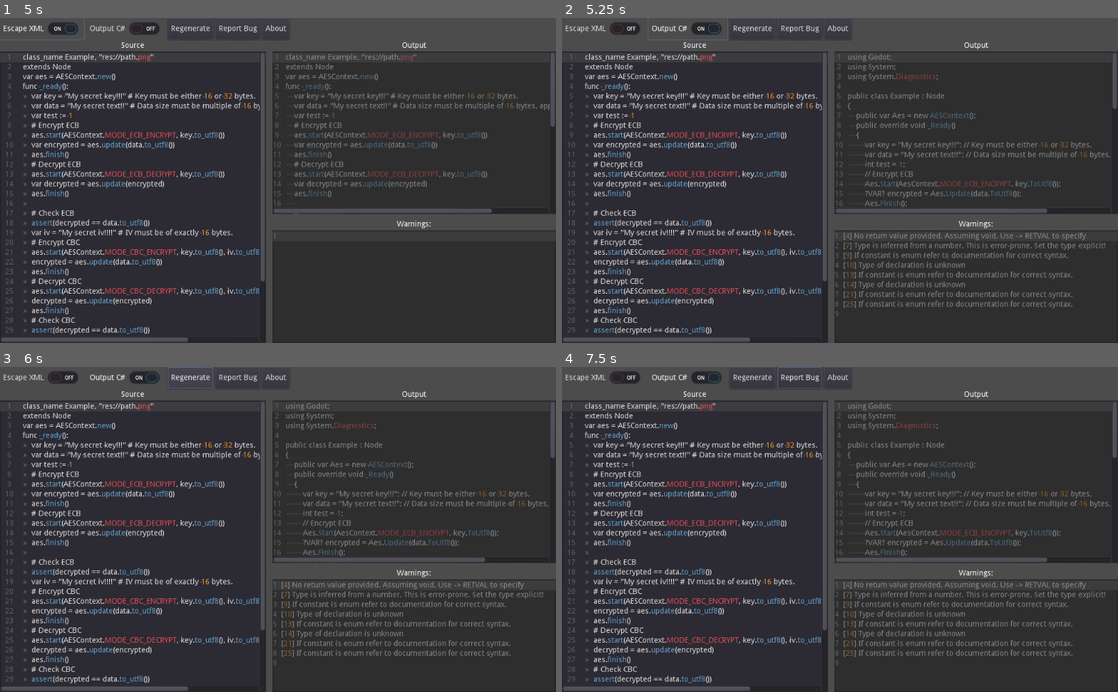
Above: before the commit, frames 1-4 (two rows, left to right).
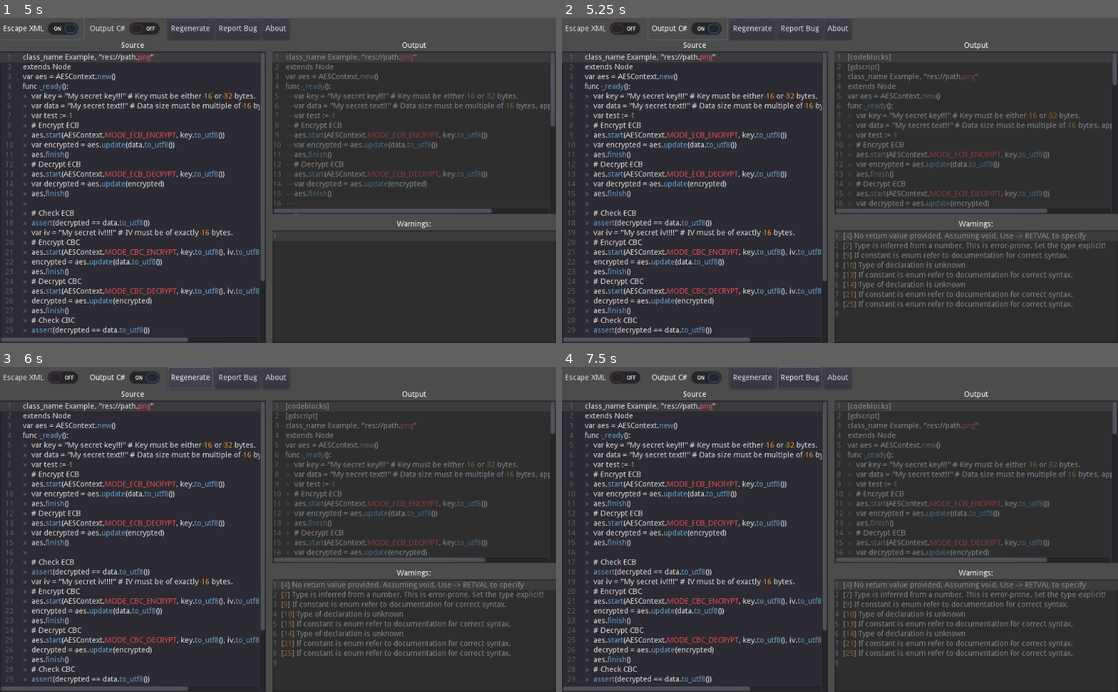
Above: after the commit, the same moments.

Repository: HaSa1002/codetranslator
Game: Godot game, scene res://Translator.tscn
The game is run twice, just before and just after one commit, with the same random seed, the same clock (stepped at 60 frames per second) and the same inputs.
Inputs:
- Up to frame 1 (5 s): click "Escape XML" at 0.5 s; click "Output C#" at 1.25 s; click "Regenerate" at 2 s; click "Report Bug" at 2.75 s; click "OK" at 3.5 s; click "Escape XML" at 4.25 s
- Up to frame 2 (5.25 s): click "Output C#" at 5 s
- Up to frame 3 (6 s): click "Regenerate" at 5.75 s
- Up to frame 4 (7.5 s): click "Report Bug" at 6.5 s; click "Browser opend" at 7.25 s

Frame 1 is identical in both runs. In frame 2, 3.0% of the frame differs, in the area x 51-100%, y 10-59%; in frame 3, 3.0%; in frame 4, 3.0%.

Commit message:
Change Output to print codeblocks

Diff:
--- a/Translator.gd
+++ b/Translator.gd
@@ -82,12 +82,14 @@
 const REMAP_METHODS = {
 	"assert": "Debug.Assert",
 	"print": "GD.Print",
+	"prints": "GD.PrintS",
 	"abs": "Mathf.Abs",
 	"acos": "Mathf.Acos",
 	"asin": "Mathf.Asin",
 	"atan": "Mathf.Atan",
 	"atan2": "Mathf.Atan2",
 	"min": "Mathf.Min",
+	"ord": "char.GetNumericValue"
 }
 
 
@@ -163,7 +165,8 @@
 	var output := ""
 	var source = $HSplitContainer/Source/Source.text
 	if $Controls/CSharp.pressed:
-		output = generate_csharp(source)
+		output = "[codeblocks]\n[gdscript]\n%s\n[/gdscript]\n[csharp]\n%s\n[/csharp]\n[/codeblocks]" % \
+				[source, generate_csharp(source)]
 	if $Controls/EscapeXML.pressed:
 		output = escape_xml(source)
 	$HSplitContainer/VSplitContainer/Output/Output.text = output
@@ -320,9 +323,11 @@
 		output += "\t".repeat(braces - 1) + "}\n"
 		braces -= 1
 	var usings_str := ""
-	for using in usings:
-		usings_str += "using %s;\n" % using
-	output = usings_str + "\n" + output.rstrip("\n").replace("\t", "    ")
+	if is_global_scope:
+		for using in usings:
+			usings_str += "using %s;\n" % using
+		usings_str += "\n"
+	output = usings_str + output.rstrip("\n").replace("\t", "    ")
 	#print(output)
 	return output
 
